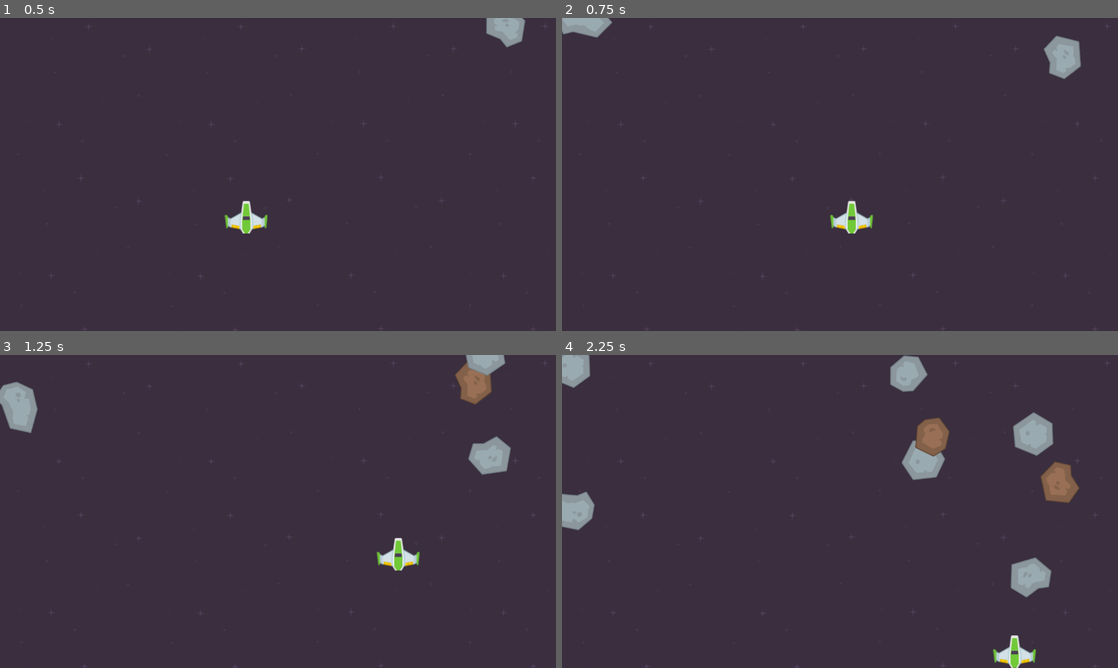
Above: before the commit, frames 1-4 (two rows, left to right).
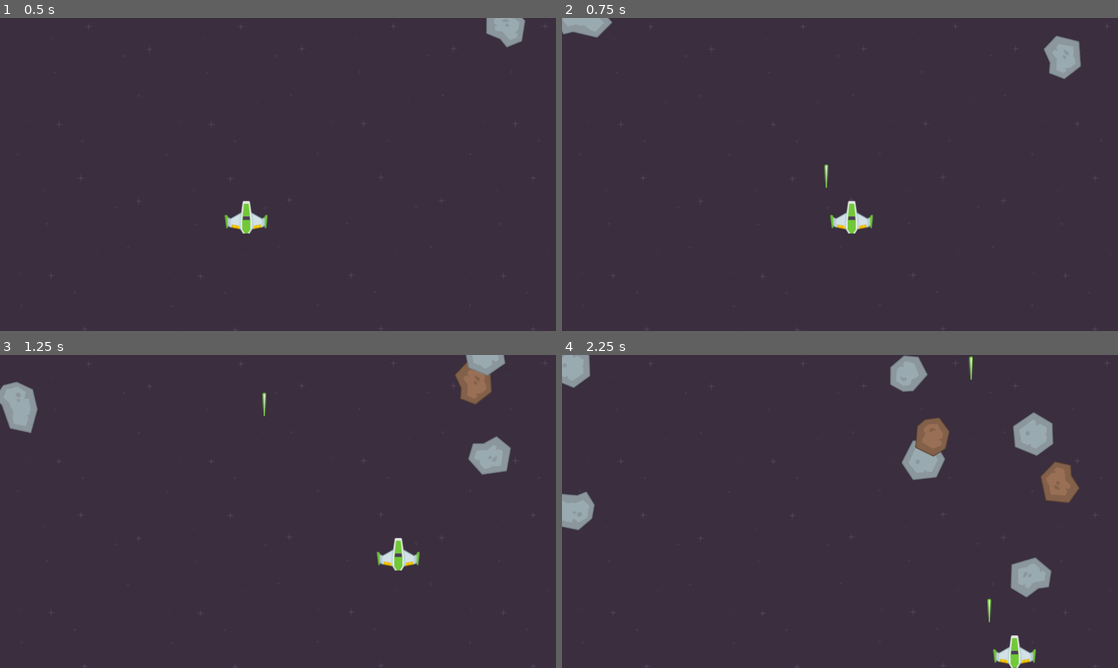
Above: after the commit, the same moments.

Repository: DemianFlury/SpaceShooter
Game: Godot game, scene res://Scenes/level.tscn
The game is run twice, just before and just after one commit, with the same random seed, the same clock (stepped at 60 frames per second) and the same inputs.
Inputs:
- Up to frame 1 (0.5 s): no input
- Up to frame 2 (0.75 s): hold Right (right) from 0.53 s (still down); tap Space (shoot, bound only after the commit) at 0.6 s
- Up to frame 3 (1.25 s): keep holding Right (right)
- Up to frame 4 (2.25 s): release Right (right) at 1.28 s; hold Down (back) 1.28-2.03 s; tap Space (shoot, bound only after the commit) at 1.35, 2.1 s; hold Right (right) from 2.03 s (still down)

Frame 1 is identical in both runs. In frame 2, less than 0.1% of the frame differs, in the area x 47-48%, y 46-55%; in frame 3, less than 0.1%; in frame 4, less than 0.1%, in the area x 73-78%, y 0-86%.

Commit message:
add ability to shoot a laser

Diff:
--- /dev/null
+++ b/Scenes/laser.gd
@@ -0,0 +1,6 @@
+extends Area2D
+
+@export var bullet_speed = 500
+
+func _process(delta):
+	position.y -= bullet_speed * delta
--- a/Scenes/laser.tscn
+++ b/Scenes/laser.tscn
@@ -1,5 +1,6 @@
-[gd_scene load_steps=3 format=3 uid="uid://bdy3sh0b3x4c2"]
+[gd_scene load_steps=4 format=3 uid="uid://bdy3sh0b3x4c2"]
 
+[ext_resource type="Script" path="res://Scenes/laser.gd" id="1_g7krw"]
 [ext_resource type="Texture2D" uid="uid://bixmbbimot5oa" path="res://Sprites/Lasers/laserGreen11.png" id="1_vk010"]
 
 [sub_resource type="RectangleShape2D" id="RectangleShape2D_fiyam"]
@@ -8,6 +9,7 @@
 [node name="Laser" type="Area2D"]
 collision_layer = 8
 collision_mask = 2
+script = ExtResource("1_g7krw")
 
 [node name="LaserSprite" type="Sprite2D" parent="."]
 texture = ExtResource("1_vk010")
--- a/Scenes/level.gd
+++ b/Scenes/level.gd
@@ -1,7 +1,14 @@
 extends Node2D
 
 var meteor_scene: PackedScene = load("res://Scenes/meteor.tscn")
+var laser_scene: PackedScene = load("res://Scenes/laser.tscn")
 
 func _on_meteor_timer_timeout():
 	var meteor = meteor_scene.instantiate()
 	$Meteors.add_child(meteor)
+
+
+func _on_player_shoot_laser(pos):
+	var laser = laser_scene.instantiate()
+	$Lasers.add_child(laser)
+	laser.position = pos
--- a/Scenes/level.tscn
+++ b/Scenes/level.tscn
@@ -59,4 +59,7 @@
 
 [node name="Meteors" type="Node2D" parent="."]
 
+[node name="Lasers" type="Node2D" parent="."]
+
+[connection signal="shoot_laser" from="Player" to="." method="_on_player_shoot_laser"]
 [connection signal="timeout" from="MeteorTimer" to="." method="_on_meteor_timer_timeout"]
--- a/Scenes/player.gd
+++ b/Scenes/player.gd
@@ -1,6 +1,8 @@
 extends CharacterBody2D
 
 var speed := 500
+signal shoot_laser(pos)
+var gun_ready := true
 
 # Called when the node enters the scene tree for the first time.
 func _ready():
@@ -12,3 +14,12 @@
 	var direction = Input.get_vector("left", "right", "forward", "back")
 	velocity = direction * speed
 	move_and_slide()
+
+	if Input.is_action_just_pressed("shoot") and gun_ready:
+		shoot_laser.emit($LaserGun.global_position)
+		gun_ready = false
+		$LaserGunTimer.start()
+
+
+func _on_laser_gun_timer_timeout():
+	gun_ready = true
--- a/Scenes/player.tscn
+++ b/Scenes/player.tscn
@@ -12,3 +12,12 @@
 
 [node name="CollisionPolygon2D" type="CollisionPolygon2D" parent="."]
 polygon = PackedVector2Array(-8, -37, 8, -37, 12, -12, 36, 2, 44, -7, 49, -6, 46, 24, 13, 27, 8, 37, -8, 37, -14, 28, -47, 25, -50, -6, -44, -6, -36, 2, -12, -11)
+
+[node name="LaserGun" type="Marker2D" parent="."]
+position = Vector2(0, -37)
+
+[node name="LaserGunTimer" type="Timer" parent="."]
+wait_time = 0.5
+one_shot = true
+
+[connection signal="timeout" from="LaserGunTimer" to="." method="_on_laser_gun_timer_timeout"]
--- a/project.godot
+++ b/project.godot
@@ -42,6 +42,11 @@
 "events": [Object(InputEventKey,"resource_local_to_scene":false,"resource_name":"","device":-1,"window_id":0,"alt_press …(182 unchanged characters)…
 ]
 }
+shoot={
+"deadzone": 0.5,
+"events": [Object(InputEventKey,"resource_local_to_scene":false,"resource_name":"","device":-1,"window_id":0,"alt_pressed":false,"shift_pressed":false,"ctrl_pressed":false,"meta_pressed":false,"pressed":false,"keycode":0,"physical_keycode":32,"key_label":0,"unicode":32,"echo":false,"script":null)
+]
+}
 
 [layer_names]
 
